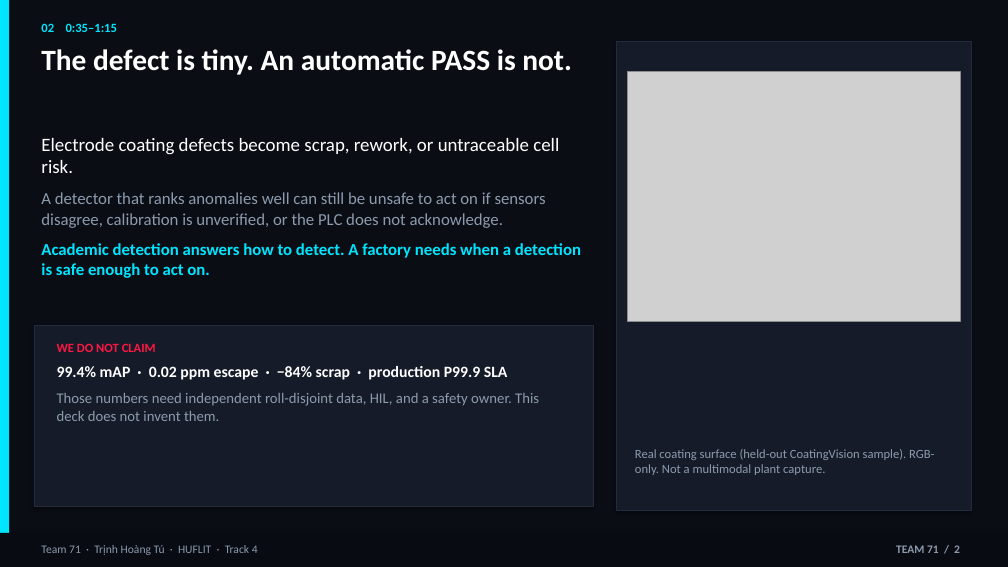
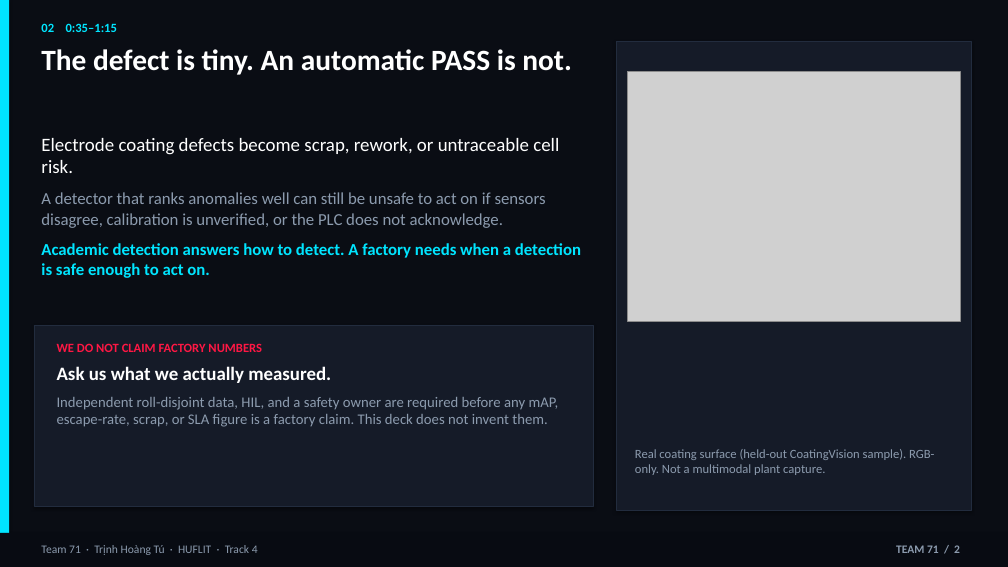
Before and after one commit to thtcsec/securecoating-vision, a slide deck: slide 2 of SecureCoating-Vision_Final_Defense_6min.pptx. Drawn at 1008x567 pixels with LibreOffice and Linux fonts; fonts in the diff are those of the drawing; grey boxes stand for pictures. Boxes give left, top, right and bottom in pixels: in the first picture for what was removed or moved away, otherwise in the second. Text is boxed around its words. In the diff, an @@ line names an element or a change of style, - is before the commit and + after.

```diff
--- a/SecureCoating-Vision_Final_Defense_6min.pptx
+++ b/SecureCoating-Vision_Final_Defense_6min.pptx
@@ text at [57,343,559,427]: text changed @@
-WE DO NOT CLAIM
-99.4% mAP · 0.02 ppm escape · −84% scrap · production P99.9 SLA
-Those numbers need independent roll-disjoint data, HIL, and a safety owner. This deck does not invent them.
+WE DO NOT CLAIM FACTORY NUMBERS
+Ask us what we actually measured.
+Independent roll-disjoint data, HIL, and a safety owner are required before any mAP, escape-rate, scrap, or SLA figure is a factory claim. This deck does not invent them.
```
Also in this commit, not shown: 16 other files.
